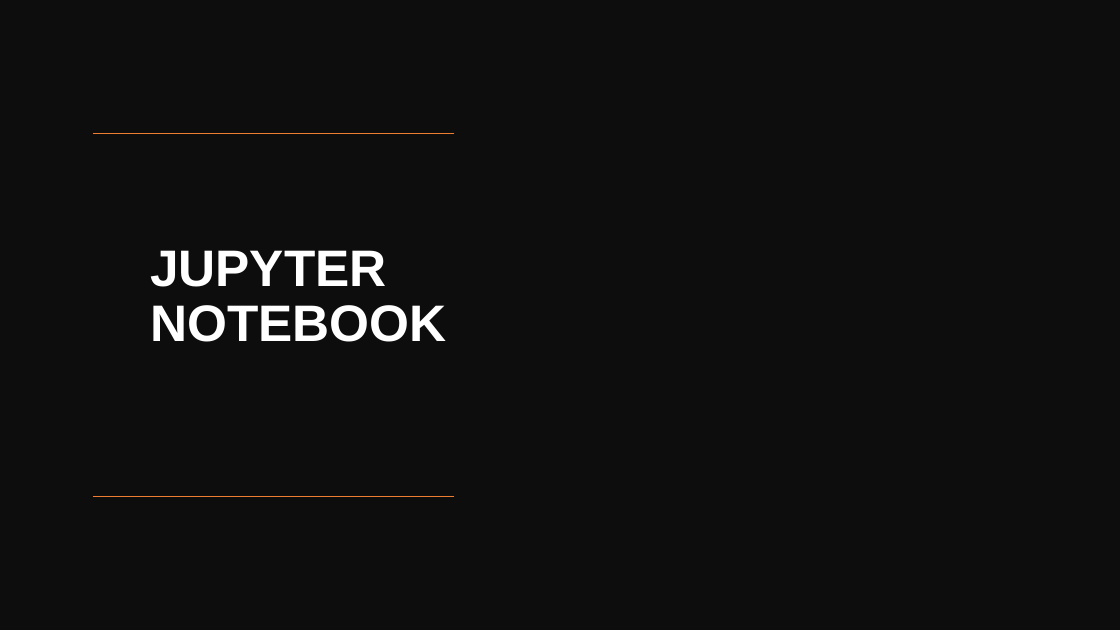
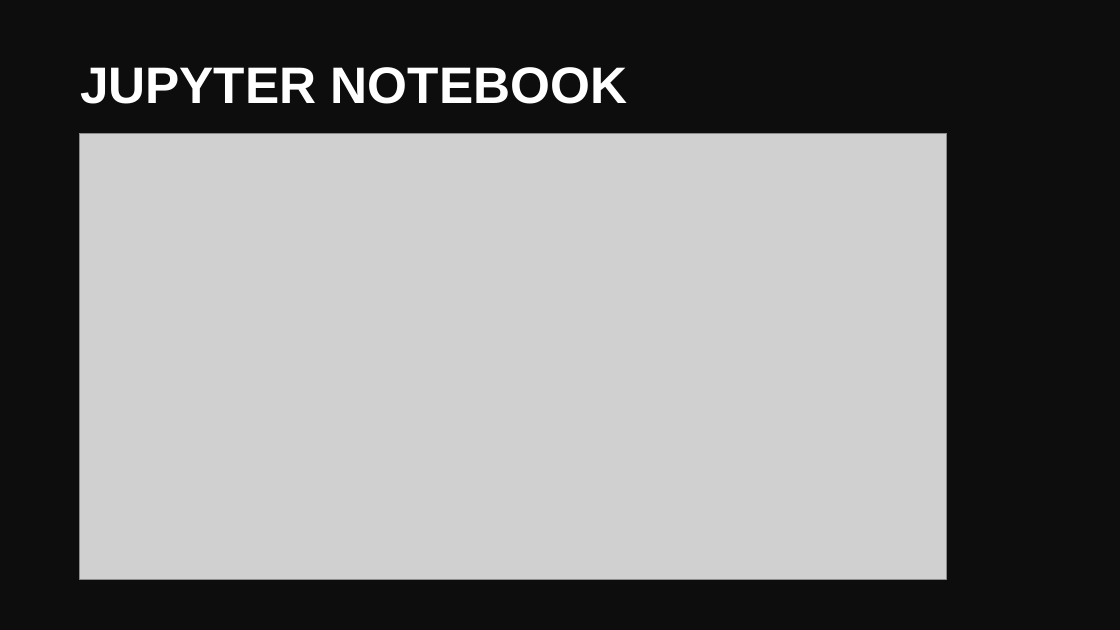
Before and after one commit to panxolopez/proyecto_mineria, a slide deck: slide 4 of Presentacion_2.pptx (slide 5 before the commit). Drawn at 1120x630 pixels with LibreOffice and Linux fonts; fonts in the diff are those of the drawing; grey boxes stand for pictures. Boxes give left, top, right and bottom in pixels: in the first picture for what was removed or moved away, otherwise in the second. Text is boxed around its words. In the diff, an @@ line names an element or a change of style, - is before the commit and + after.

```diff
--- a/Presentacion_2.pptx
+++ b/Presentacion_2.pptx
@@ title "JUPYTER NOTEBOOK" rewrapped from bbox=[150, 250, 446, 342] to bbox=[80, 67, 627, 104] @@
@@ picture added at bbox=[79, 134, 947, 580] @@
@@ line removed from (455, 497) to (93, 497) @@
```
Also in this commit, not shown: 2 other slides changed, 6 slides added, 1 slide removed, 1 other file.
